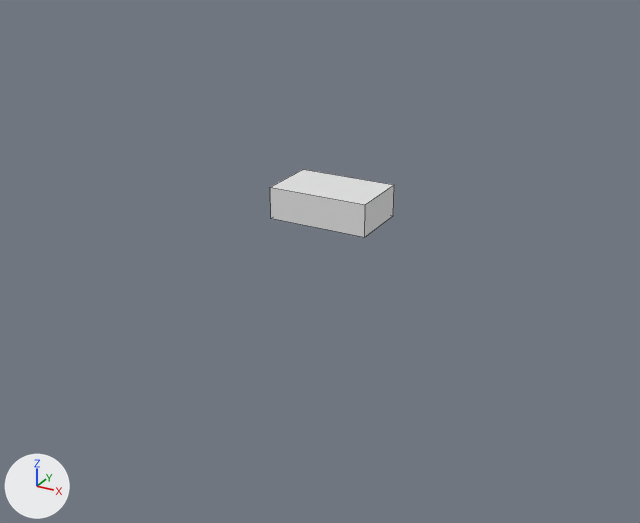
One commit to the Blender file schemes/3D_models/base/base.blend: the scene before it, then after it.
Both versions are drawn from a camera (50 mm lens) standing at (132.0, -248.0, 101.0) and looking at (0.0, -9.0, -18.0). Lighting does not change. The marker at lower left points along +X, +Y and +Z. Mesh edges are drawn as thin lines.

In view in the first picture: 'MH-Z19C'.
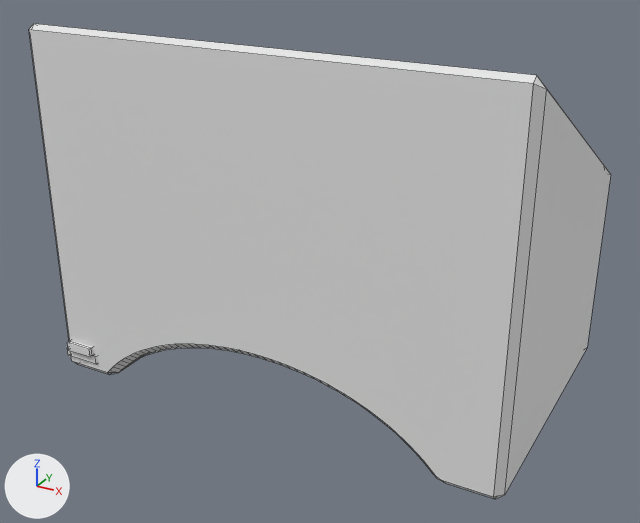
Boxes (x1, y1, x2, y2) around the edits, measured in the pictures (640 x 523 px):
'Cube.001', added
    after: (29, 24, 611, 499)
'type-c', moved (not visible before)
    after: (67, 341, 98, 364)
'MH-Z19C', unchanged, covered by the edit
    before: (270, 169, 394, 237)

Patch to the scene script:
```diff
--- a/schemes/3D_models/base/base.blend.py
+++ b/schemes/3D_models/base/base.blend.py
@@ me_cube_006 @@
+me_cube_006.from_pydata(...)  # 110 vertices, 57 faces; spans x -80.0..80.0, y -50.0..50.0, z -52.0..68.0
@@ ob_type_c @@
 ob_type_c = bpy.data.objects.new('type-c', me_cube_002)
-ob_type_c.location = (0.0, 0.0, 0.0)
+ob_type_c.location = (-71.7, -42.6, -53.5)
@@ ob_cube_001 @@
+ob_cube_001 = bpy.data.objects.new('Cube.001', me_cube_006)
+ob_cube_001.location = (0.0, 0.0, -8.1)
+_m = ob_cube_001.modifiers.new('Bevel', 'BEVEL')
+_m.width = 10.0
+_m.width_pct = 10.0
```
